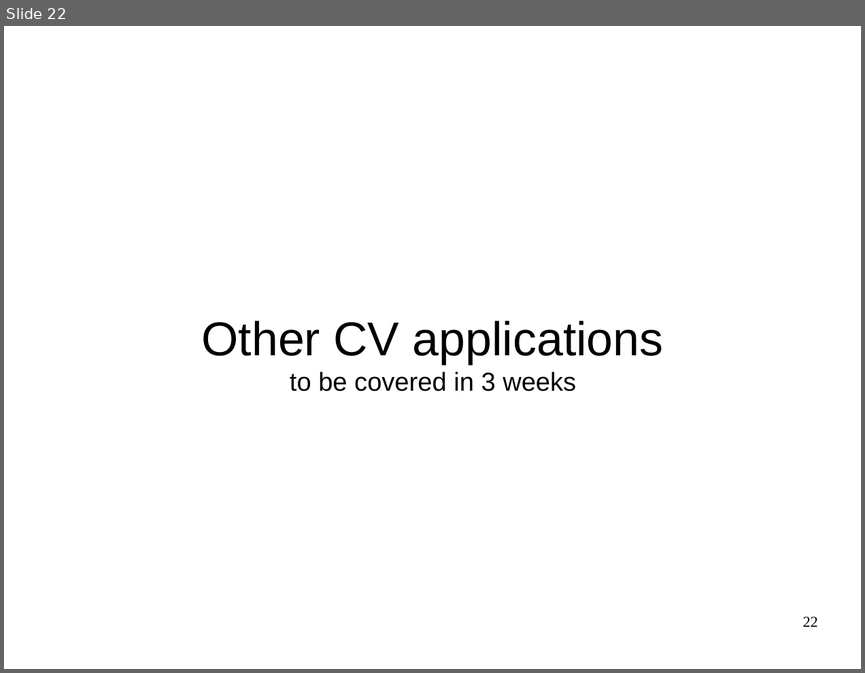
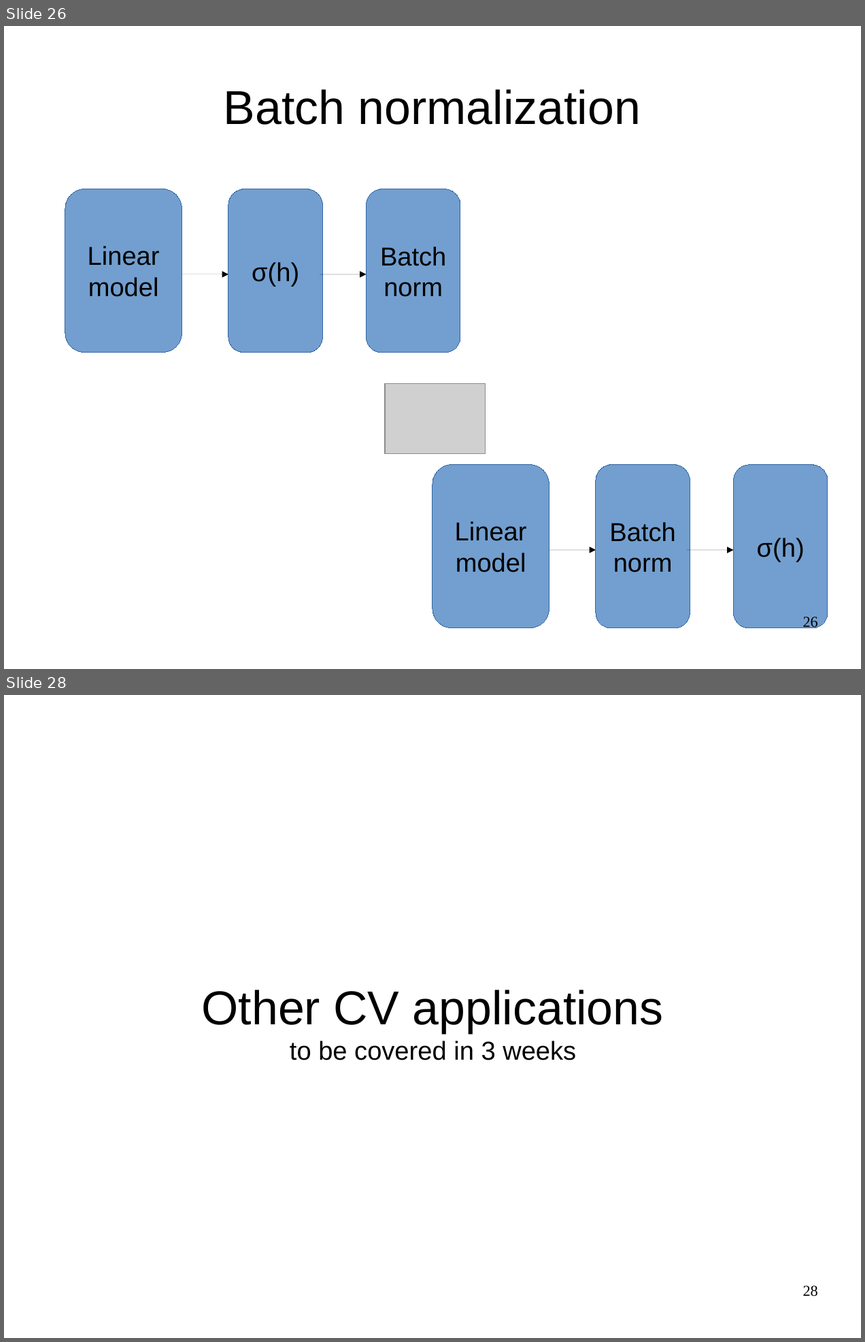
Before and after one commit to yandexdataschool/Practical_DL, a slide deck: week2/lecture2.odp. Shown one above the other, each under a label of ours: slide 22 before the commit, slides 26 and 28 after it; the slides between them are not shown. The pictures are 865x673 and 865x1342 pixels, drawn with LibreOffice and Linux fonts; fonts in the diff are those of the drawing; grey boxes stand for pictures. Boxes give left, top, right and bottom in pixels: in the first picture for what was removed or moved away, otherwise in the second. Text is boxed around its words. In the diff, an @@ line names an element or a change of style, - is before the commit and + after.

```diff
--- a/week2/lecture2.odp
+++ b/week2/lecture2.odp
@@ slide 26 added at [4, 26, 861, 669], background #FFFFFF @@
@@ title added at [224, 89, 640, 125], 44 pt, text #000000 @@
+Batch normalization
@@ freeform shape added at [65, 189, 182, 352], fill #729FCF, outline #3465A4 0 pt, 24 pt, text #000000 @@
+Linear
+model
@@ freeform shape added at [228, 189, 323, 352], fill #729FCF, outline #3465A4 0 pt, 24 pt, text #000000 @@
+σ(h)
@@ freeform shape added at [366, 189, 460, 352], fill #729FCF, outline #3465A4 0 pt, 24 pt, text #000000 @@
+Batch
+norm
@@ arrow added from (182, 274) to (228, 274), #000000 0 pt @@
@@ arrow added from (320, 274) to (366, 274), #000000 0 pt @@
@@ picture added at [385, 384, 485, 454] @@
@@ freeform shape added at [432, 465, 549, 628], fill #729FCF, outline #3465A4 0 pt, 24 pt, text #000000 @@
+Linear
+model
@@ freeform shape added at [596, 465, 689, 628], fill #729FCF, outline #3465A4 0 pt, 24 pt, text #000000 @@
+Batch
+norm
@@ freeform shape added at [733, 465, 827, 628], fill #729FCF, outline #3465A4 0 pt, 24 pt, text #000000 @@
+σ(h)
@@ arrow added from (549, 550) to (596, 550), #000000 0 pt @@
@@ arrow added from (687, 550) to (733, 550), #000000 0 pt @@
@@ page number added at [803, 616, 818, 630], 14 pt, text #000000 @@
+26
@@ what was slide 22 is now slide 28 @@
@@ page number at [803, 1285, 818, 1296]: text changed @@
-22
+28
```
Also in this commit, not shown: 5 slides changed, 5 other slides added, 1 other file.
